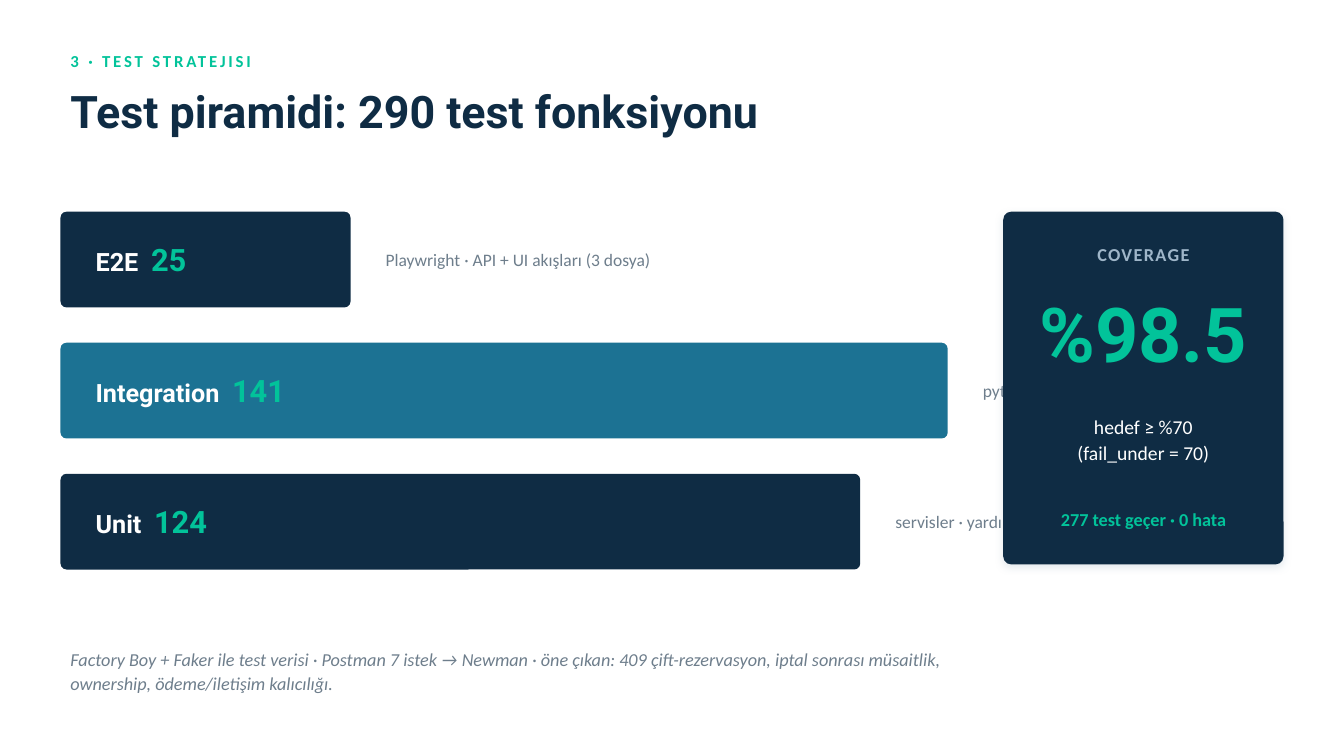
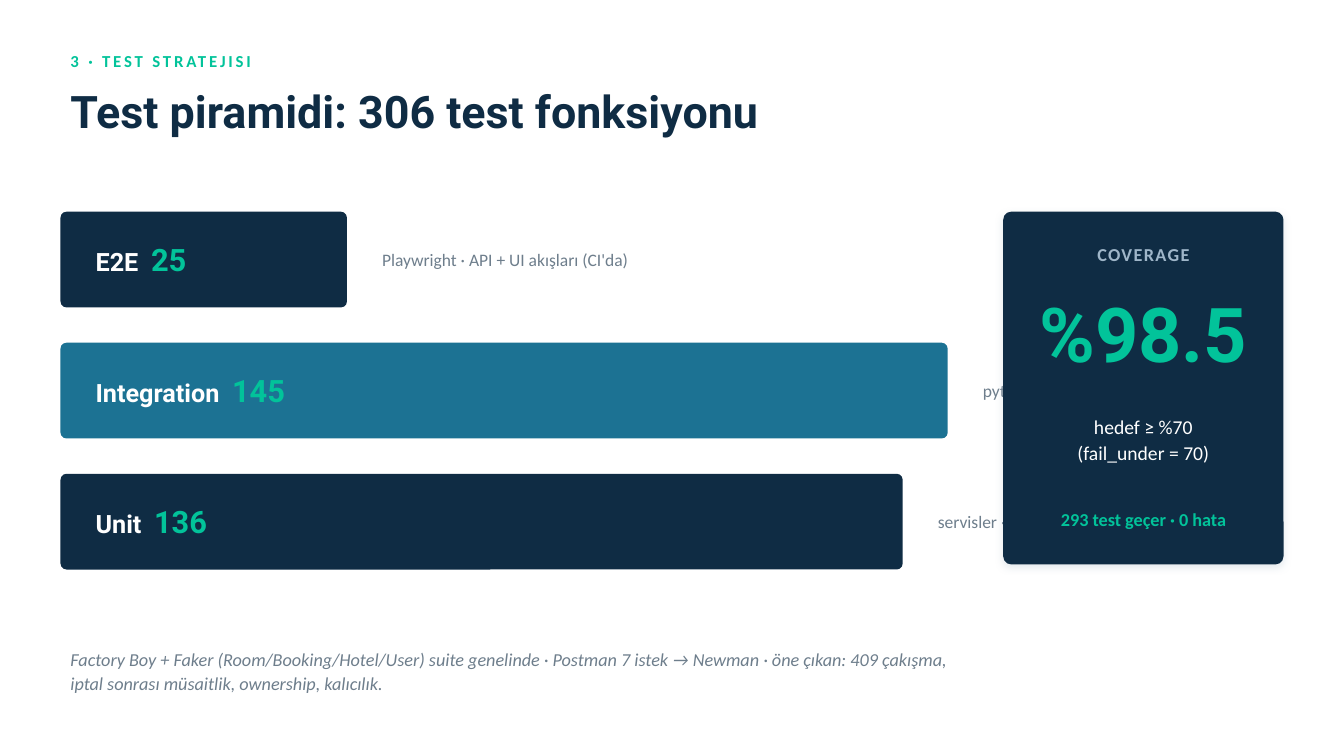
Before and after one commit to BurakTz/bakoda, a slide deck: slide 4 of docs/slides.pptx. Drawn at 1344x756 pixels with LibreOffice and Linux fonts; fonts in the diff are those of the drawing. Boxes give left, top, right and bottom in pixels: in the first picture for what was removed or moved away, otherwise in the second. Text is boxed around its words. In the diff, an @@ line names an element or a change of style, - is before the commit and + after.

Commit message:
fix: factory boy + faker

```diff
--- a/docs/slides.pptx
+++ b/docs/slides.pptx
@@ text at [170, 94, 758, 138]: text changed @@
-Test piramidi: 290 test fonksiyonu
+Test piramidi: 306 test fonksiyonu
@@ rounded rectangle: place and size @@
-rounded rectangle at [60, 212, 351, 308]
+rounded rectangle at [60, 212, 347, 308]
@@ text at [382, 253, 628, 269]: text changed @@
-Playwright · API + UI akışları (3 dosya)
+Playwright · API + UI akışları (CI'da)
@@ text at [96, 380, 285, 408]: text changed @@
-Integration 141
+Integration 145
@@ rounded rectangle: place and size @@
-rounded rectangle at [60, 474, 860, 570]
+rounded rectangle at [60, 474, 902, 570]
@@ text at [96, 511, 207, 534]: text changed @@
-Unit 124
+Unit 136
@@ text at [938, 514, 1201, 529]: text changed @@
-servisler · yardımcılar · şema doğrulama
+servisler · yardımcılar · şema · factory
@@ text at [1061, 513, 1226, 529]: text changed @@
-277 test geçer · 0 hata
+293 test geçer · 0 hata
@@ text at [70, 653, 947, 693]: text changed @@
-Factory Boy + Faker ile test verisi · Postman 7 istek → Newman · öne çıkan: 409 çift-rezervasyon, iptal sonrası müsaitlik, ownership, ödeme/iletişim kalıcılığı.
+Factory Boy + Faker (Room/Booking/Hotel/User) suite genelinde · Postman 7 istek → Newman · öne çıkan: 409 çakışma, iptal sonrası müsaitlik, ownership, kalıcılık.
```
Also in this commit, not shown: 3 other slides changed, 18 other files.
